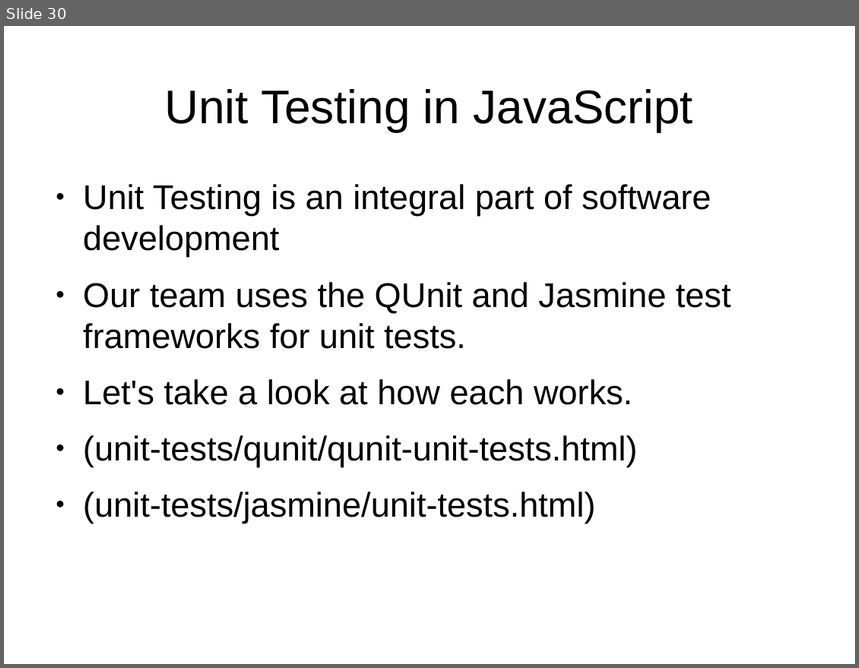
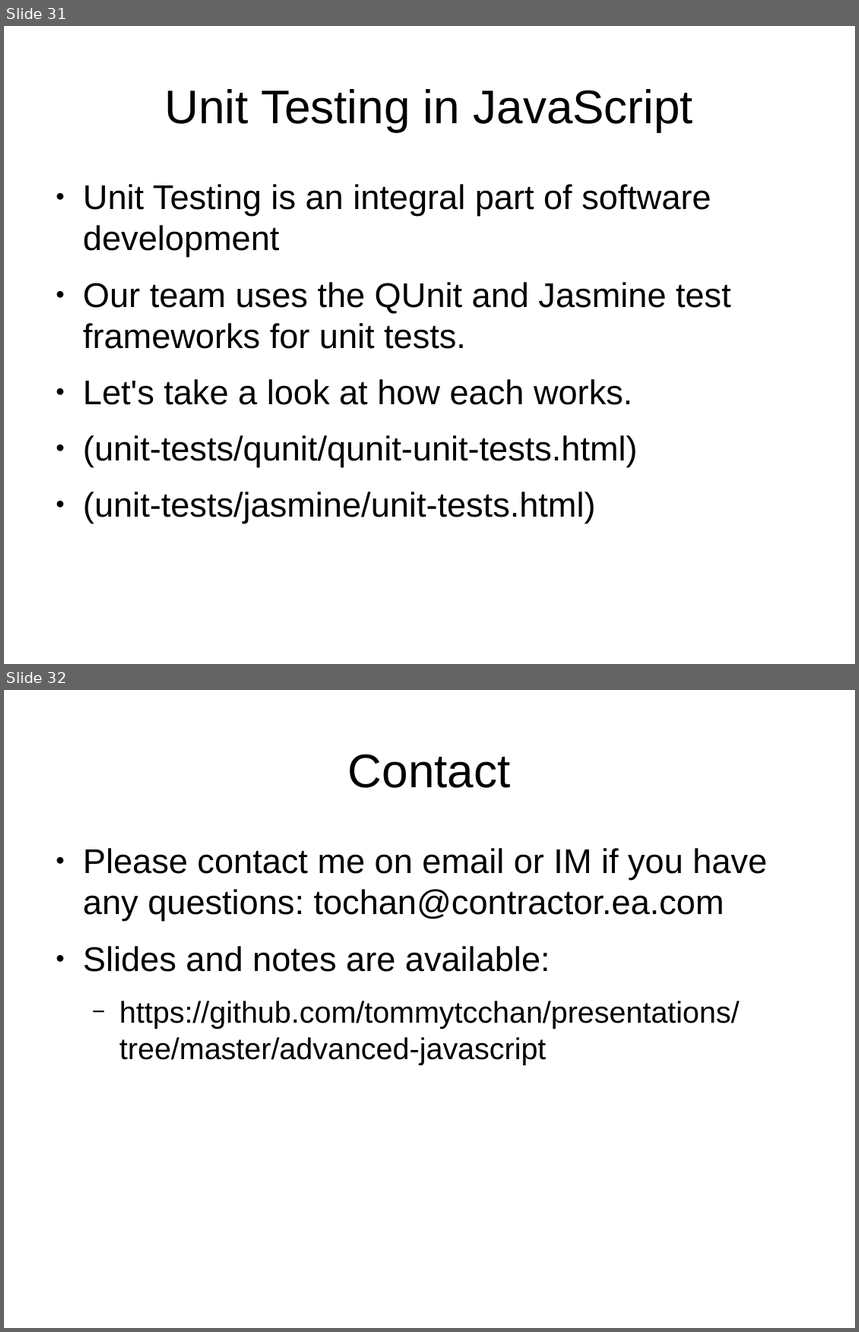
Before and after one commit to tomafc330/presentations, a slide deck: advanced-javascript/advanced-javascript.odp. Shown one above the other, each under a label of ours: slide 30 before the commit, slides 31 and 32 after it. The pictures are 859x668 and 859x1332 pixels, drawn with LibreOffice and Linux fonts; fonts in the diff are those of the drawing. Boxes give left, top, right and bottom in pixels: in the first picture for what was removed or moved away, otherwise in the second. Text is boxed around its words. In the diff, an @@ line names an element or a change of style, - is before the commit and + after.

```diff
--- a/advanced-javascript/advanced-javascript.odp
+++ b/advanced-javascript/advanced-javascript.odp
@@ slide 32 added at <box>4,690,855,1328</box>, background #FFFFFF @@
@@ title added at <box>348,754,511,788</box>, 44 pt, text #000000 @@
+Contact
@@ text added at <box>83,848,767,1065</box>, 32 pt, text #000000 @@
+● Please contact me on email or IM if you have any questions: tochan@contractor.ea.com
+● Slides and notes are available:
+  − https://github.com/tommytcchan/presentations/tree/master/advanced-javascript
@@ what was slide 30 is now slide 31 @@
```
Also in this commit, not shown: 1 other slide added, 5 other files.
